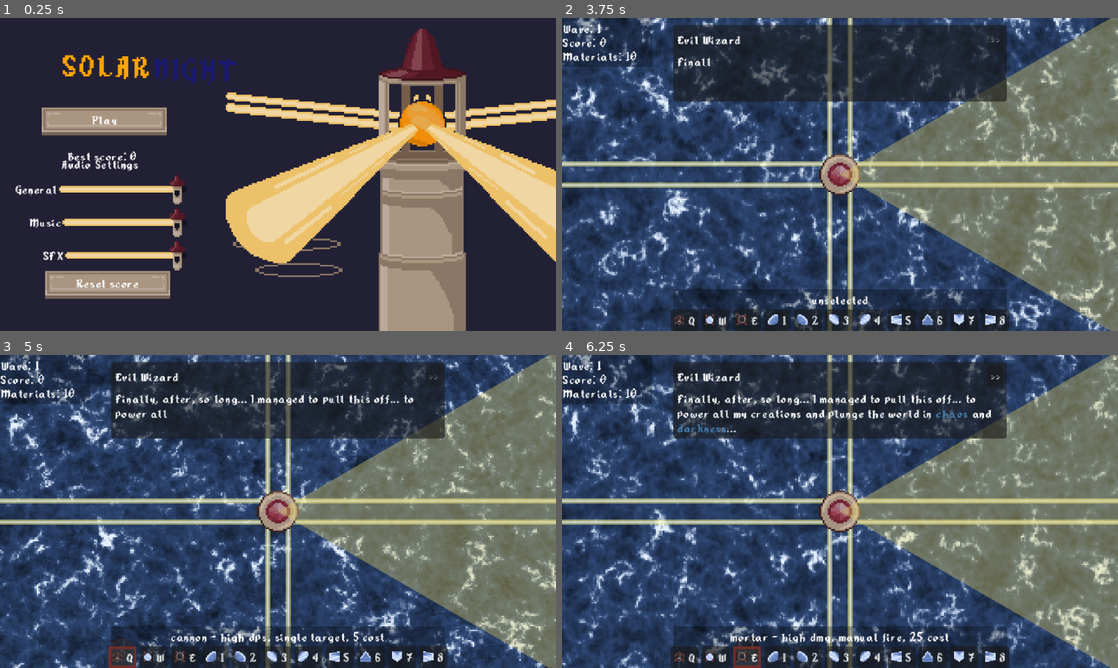
Above: before the commit, frames 1-4 (two rows, left to right).
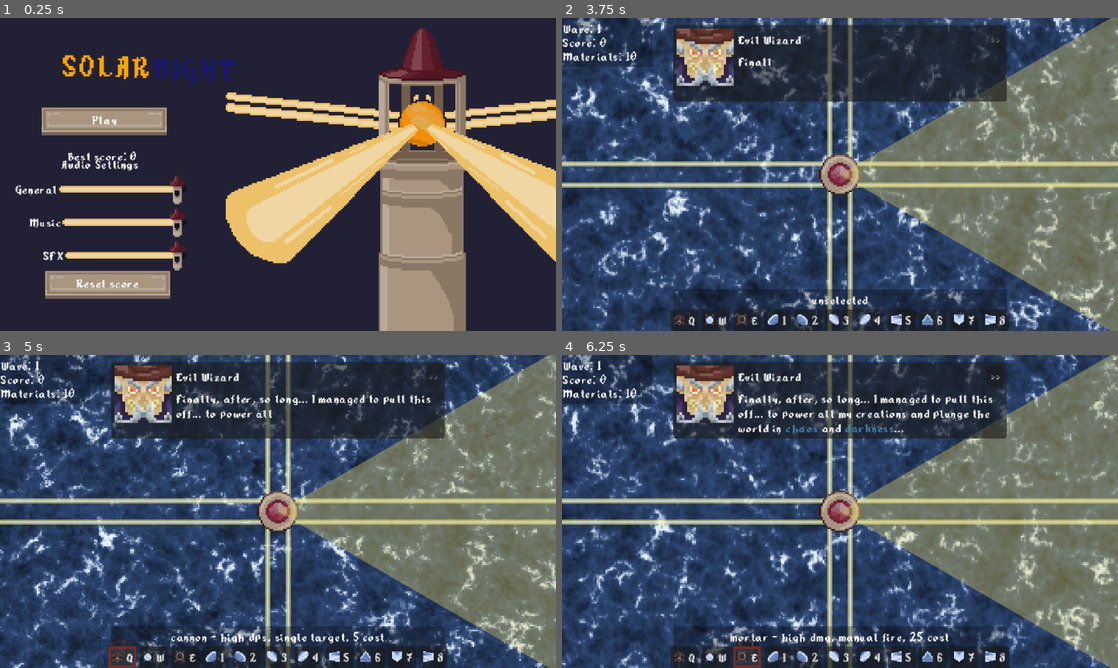
Above: after the commit, the same moments.

Repository: TrueHopolok/gj_solarnight
Game: Godot game, scene res://ui/main_menu/main_menu.tscn
The game is run twice, just before and just after one commit, with the same random seed, the same clock (stepped at 60 frames per second) and the same inputs. Sound files missing from this copy of the repository are replaced by a short silence.
Inputs (mouse positions are in pixels of both pictures, inside the frame that each line leads up to):
- Up to frame 1 (0.25 s): no input
- Up to frame 2 (3.75 s): click "Play" at 0.5 s; move the mouse to (962, 158) at 1.27 s; hold Right mouse button (delete_building) 1.28-2.03 s; move the mouse to (728, 190) at 2.02 s; tap Space (deselect) at 2.1 s; move the mouse to (895, 105) at 2.77 s; press the mouse at (895, 105) at 2.78 s; release the mouse at (895, 105) at 3.5 s; click "Next wave" at 3.5 s
- Up to frame 3 (5 s): click "Q" at 4.25 s
- Up to frame 4 (6.25 s): click "W" at 5 s; click "E" at 5.75 s

The runs differ from the first frame. In frame 1, 0.3% of the frame differs, in the area x 41-62%, y 70-83%; in frame 2, 2.0%; in frame 3, 2.9%; in frame 4, 3.8%, in the area x 20-78%, y 3-26%.

Commit message:
feature: implement faces

Diff:
--- a/scenes/dialoger/dialog_area.gd
+++ b/scenes/dialoger/dialog_area.gd
@@ -11,6 +11,9 @@
 
 const CHARS_PER_SECOND: float = 70.0
 
+@export var king_face: Texture
+@export var wizard_face: Texture
+
 var _current_seq: Array[DialogLine] = []
 var _state := State.INACTIVE
 var _last_tween: Tween
@@ -18,6 +21,7 @@
 @onready var speaker: RichTextLabel = %Speaker
 @onready var next: Button = %Next
 @onready var content: RichTextLabel = %Content
+@onready var face: TextureRect = %Face
 
 
 func _ready() -> void:
@@ -80,6 +84,7 @@
 	speaker.text = line.speaker
 	content.text = line.text
 	content.visible_ratio = 0
+	face.texture = _get_speaker_face(line.speaker)
 
 	var dur := clampf(float(line.text.length()) / CHARS_PER_SECOND, 1, 30)
 
@@ -125,3 +130,9 @@
 	t.finished.connect(_on_tween_finished)
 
 	_state = State.FADE_OUT
+
+
+func _get_speaker_face(speaker: String) -> Texture:
+	if speaker.to_lower().contains("king"):
+		return king_face
+	return wizard_face
--- a/scenes/dialoger/dialog_area.tscn
+++ b/scenes/dialoger/dialog_area.tscn
@@ -1,6 +1,15 @@
 [gd_scene format=3 uid="uid://dmuybgrmw47ak"]
 
 [ext_resource type="Script" uid="uid://xtfhg08vfl4x" path="res://scenes/dialoger/dialog_area.gd" id="1_47a61"]
+[ext_resource type="Texture2D" uid="uid://csqyn1qqojlue" path="res://assets/sprites/faces.png" id="2_1amv2"]
+
+[sub_resource type="AtlasTexture" id="AtlasTexture_i7cdo"]
+atlas = ExtResource("2_1amv2")
+region = Rect2(0, 0, 22, 22)
+
+[sub_resource type="AtlasTexture" id="AtlasTexture_u4s5l"]
+atlas = ExtResource("2_1amv2")
+region = Rect2(22, 0, 22, 22)
 
 [node name="DialogArea" type="PanelContainer" unique_id=78673157]
 offset_left = 17.0
@@ -8,6 +17,8 @@
 offset_right = 114.0
 offset_bottom = 44.0
 script = ExtResource("1_47a61")
+king_face = SubResource("AtlasTexture_i7cdo")
+wizard_face = SubResource("AtlasTexture_u4s5l")
 
 [node name="MarginContainer" type="MarginContainer" parent="." unique_id=1216711579]
 layout_mode = 2
@@ -16,13 +27,24 @@
 theme_override_constants/margin_right = 4
 theme_override_constants/margin_bottom = 4
 
-[node name="VBoxContainer" type="VBoxContainer" parent="MarginContainer" unique_id=80121188]
+[node name="HBoxContainer" type="HBoxContainer" parent="MarginContainer" unique_id=61326407]
 layout_mode = 2
 
-[node name="HBoxContainer" type="HBoxContainer" parent="MarginContainer/VBoxContainer" unique_id=1544839561]
+[node name="Face" type="TextureRect" parent="MarginContainer/HBoxContainer" unique_id=83706988]
+unique_name_in_owner = true
+custom_minimum_size = Vector2(66.825, 0)
+layout_mode = 2
+expand_mode = 1
+stretch_mode = 4
+
+[node name="VBoxContainer" type="VBoxContainer" parent="MarginContainer/HBoxContainer" unique_id=80121188]
+layout_mode = 2
+size_flags_horizontal = 3
+
+[node name="HBoxContainer" type="HBoxContainer" parent="MarginContainer/HBoxContainer/VBoxContainer" unique_id=1544839561]
 layout_mode = 2
 
-[node name="Speaker" type="RichTextLabel" parent="MarginContainer/VBoxContainer/HBoxContainer" unique_id=761106754]
+[node name="Speaker" type="RichTextLabel" parent="MarginContainer/HBoxContainer/VBoxContainer/HBoxContainer" unique_id=761106754]
 unique_name_in_owner = true
 layout_mode = 2
 theme_override_font_sizes/normal_font_size = 16
@@ -37,17 +59,17 @@
 autowrap_mode = 0
 vertical_alignment = 1
 
-[node name="Spacer" type="Control" parent="MarginContainer/VBoxContainer/HBoxContainer" unique_id=764154018]
+[node name="Spacer" type="Control" parent="MarginContainer/HBoxContainer/VBoxContainer/HBoxContainer" unique_id=764154018]
 layout_mode = 2
 size_flags_horizontal = 3
 
-[node name="Next" type="Button" parent="MarginContainer/VBoxContainer/HBoxContainer" unique_id=375052896]
+[node name="Next" type="Button" parent="MarginContainer/HBoxContainer/VBoxContainer/HBoxContainer" unique_id=375052896]
 unique_name_in_owner = true
 layout_mode = 2
 disabled = true
 text = ">>"
 
-[node name="Content" type="RichTextLabel" parent="MarginContainer/VBoxContainer" unique_id=261349718]
+[node name="Content" type="RichTextLabel" parent="MarginContainer/HBoxContainer/VBoxContainer" unique_id=261349718]
 unique_name_in_owner = true
 layout_mode = 2
 size_flags_vertical = 3
Binary file added: assets/sprites/faces.png
Not shown, added: assets/sprites/faces.png.import
Binary file changed: assets/sprites/menu.png
